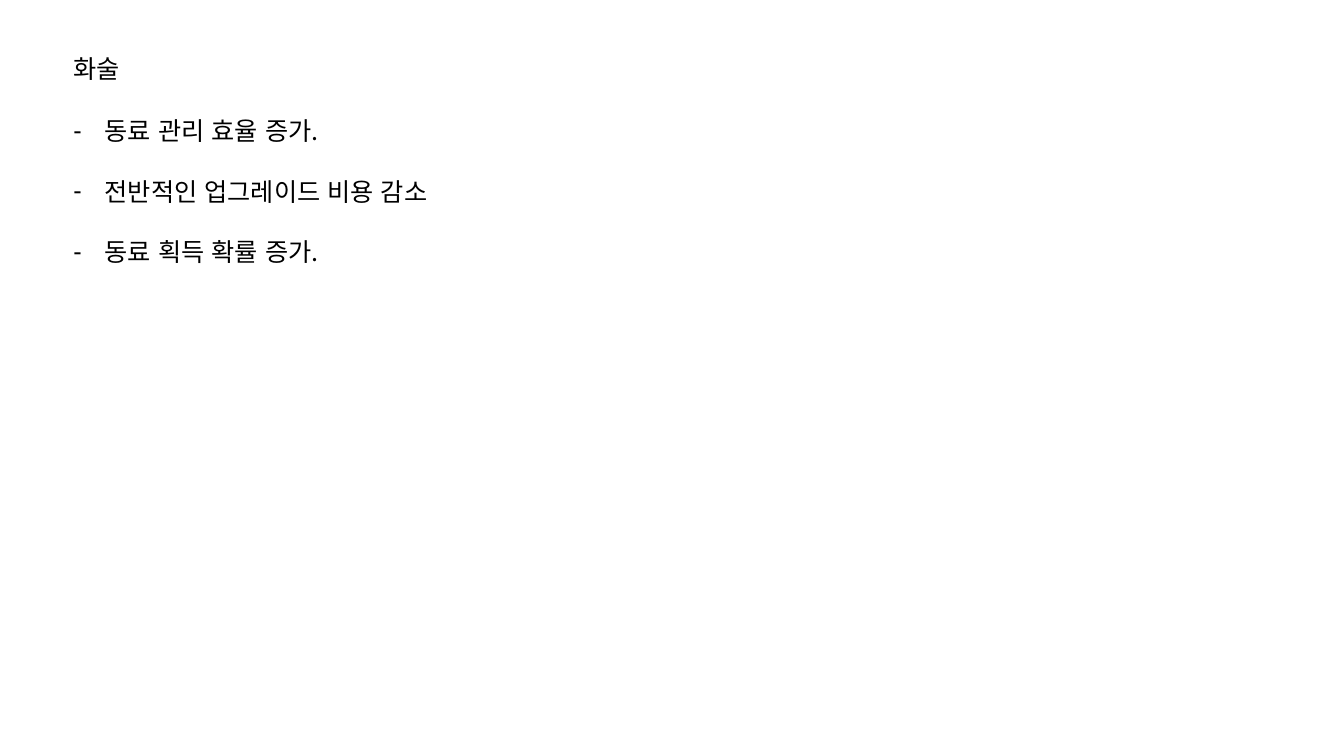
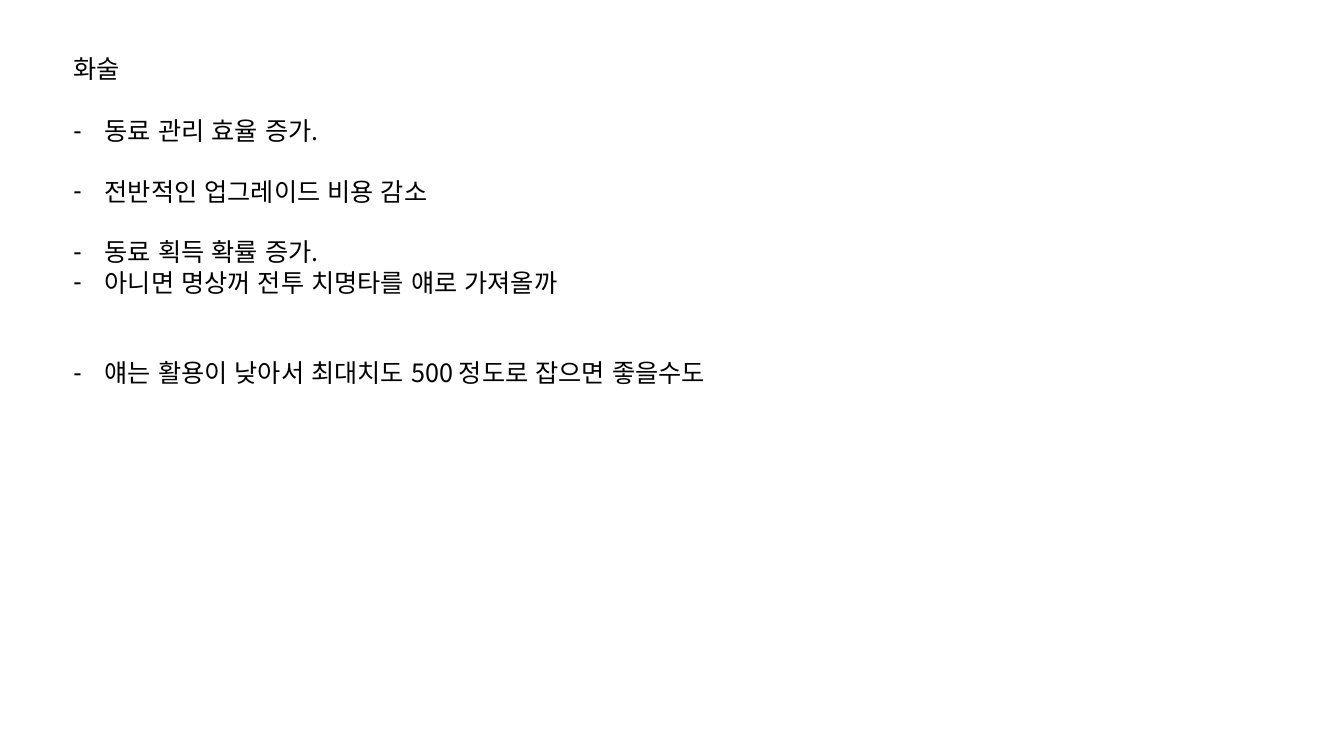
Before and after one commit to IdfKLeh/capstone, a slide deck: slide 6 of 육성.pptx. Drawn at 1344x756 pixels with LibreOffice and Linux fonts; fonts in the diff are those of the drawing. Boxes give left, top, right and bottom in pixels: in the first picture for what was removed or moved away, otherwise in the second. Text is boxed around its words. In the diff, an @@ line names an element or a change of style, - is before the commit and + after.

```diff
--- a/육성.pptx
+++ b/육성.pptx
@@ text at [105,271,705,384]: paragraphs added @@
+– 아니면 명상꺼 전투 치명타를 얘로 가져올까
+– 얘는 활용이 낮아서 최대치도 500 정도로 잡으면 좋을수도
```
Also in this commit, not shown: 2 other slides changed, 3 other files.
